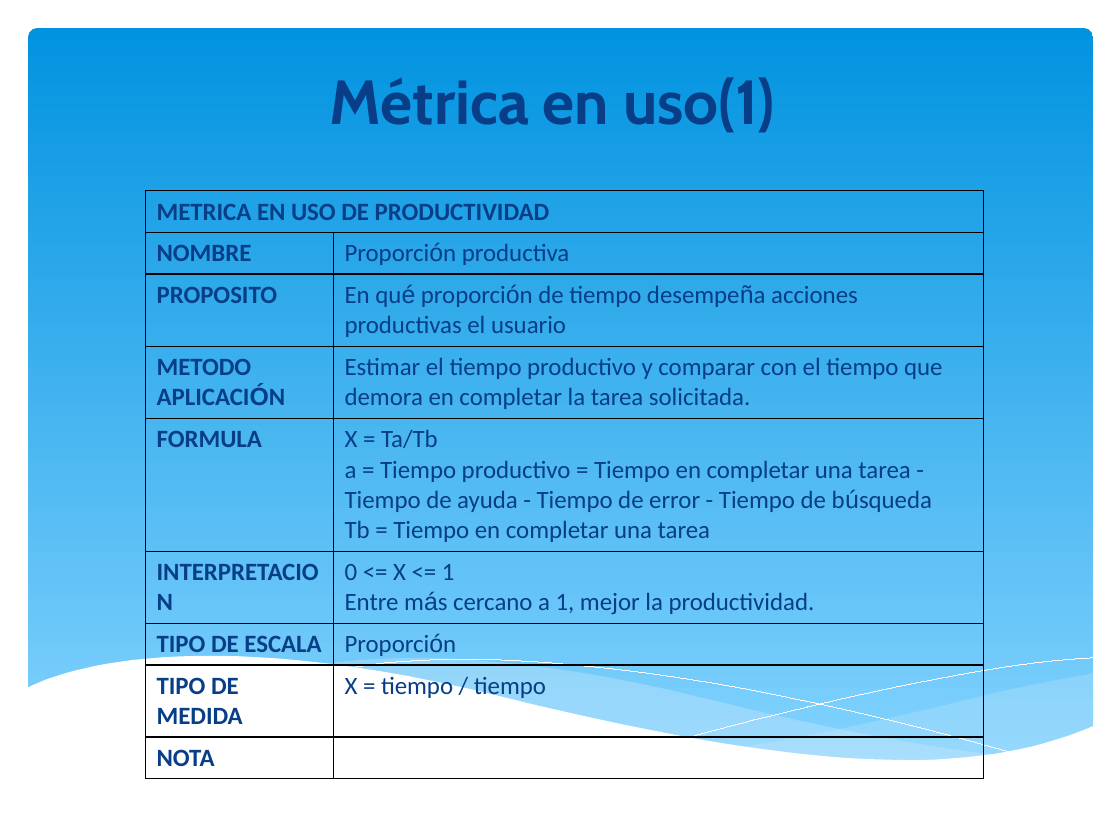
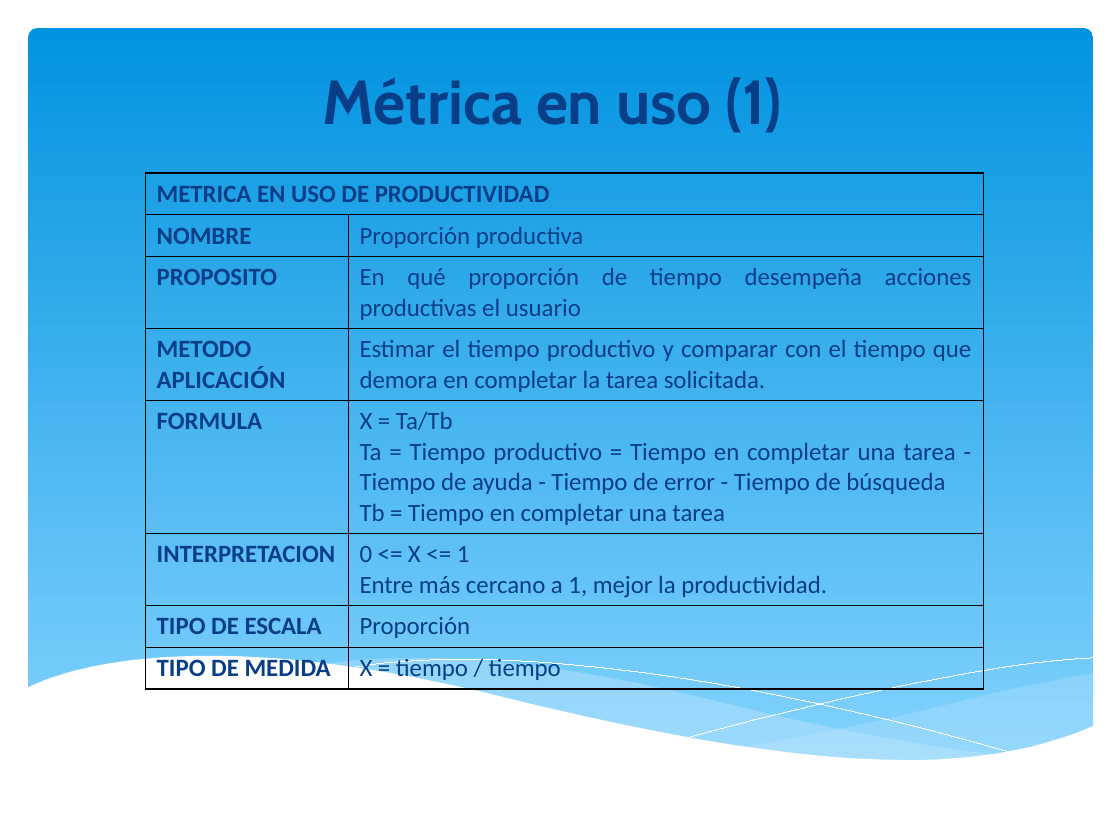
Before and after one commit to orlysemperfi/tp3-contratos-clientes, a slide deck: slide 14 of ITERACION 5/SUB ITERACION 4/PPT TP3 PRES04.pptx. Drawn at 1120x840 pixels with LibreOffice and Linux fonts; fonts in the diff are those of the drawing. Boxes give left, top, right and bottom in pixels: in the first picture for what was removed or moved away, otherwise in the second. Text is boxed around its words. In the diff, an @@ line names an element or a change of style, - is before the commit and + after.

```diff
--- a/ITERACION 5/SUB ITERACION 4/PPT TP3 PRES04.pptx
+++ b/ITERACION 5/SUB ITERACION 4/PPT TP3 PRES04.pptx
@@ title at (323,77,782,133): spaces changed @@
-Métrica en uso(1)
+Métrica en uso (1)
@@ table at (146,174,983,686) @@
-row 5, column 2: X = Ta/Tb / a = Tiempo productivo = Tiempo en completar una tarea - Tiempo de ayuda - Tiempo de error - Tiempo de búsqueda / Tb = Tiempo en completar una tarea
+row 5, column 2: X = Ta/Tb / Ta = Tiempo productivo = Tiempo en completar una tarea - Tiempo de ayuda - Tiempo de error - Tiempo de búsqueda / Tb = Tiempo en completar una tarea
-row 9: NOTA | 
@@ table: place and size @@
-table at (146,190,983,799)
+table at (146,174,983,686)
```
Also in this commit, not shown: 11 other slides changed, 1 slide added, 1 slide removed.
